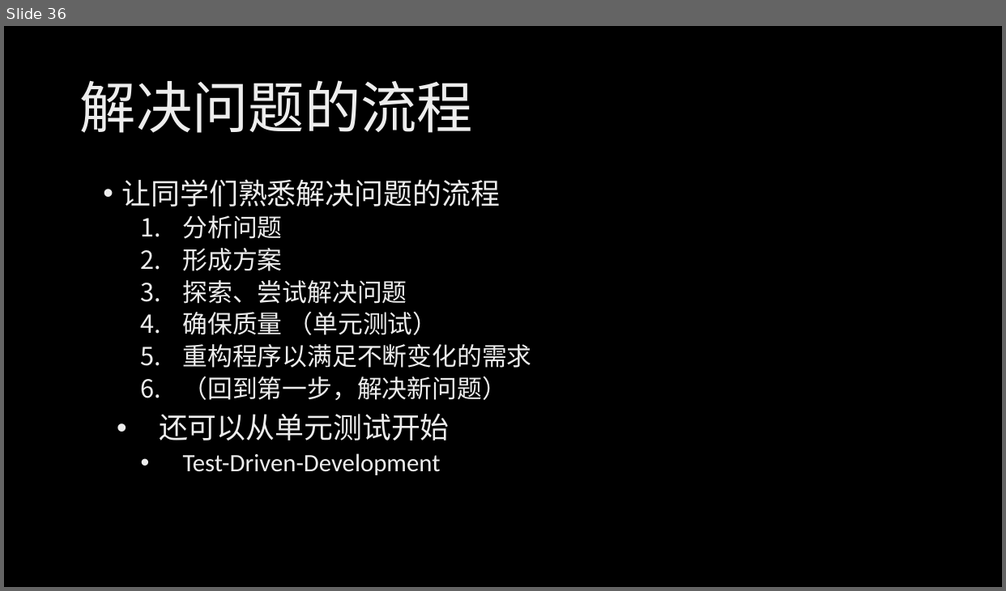
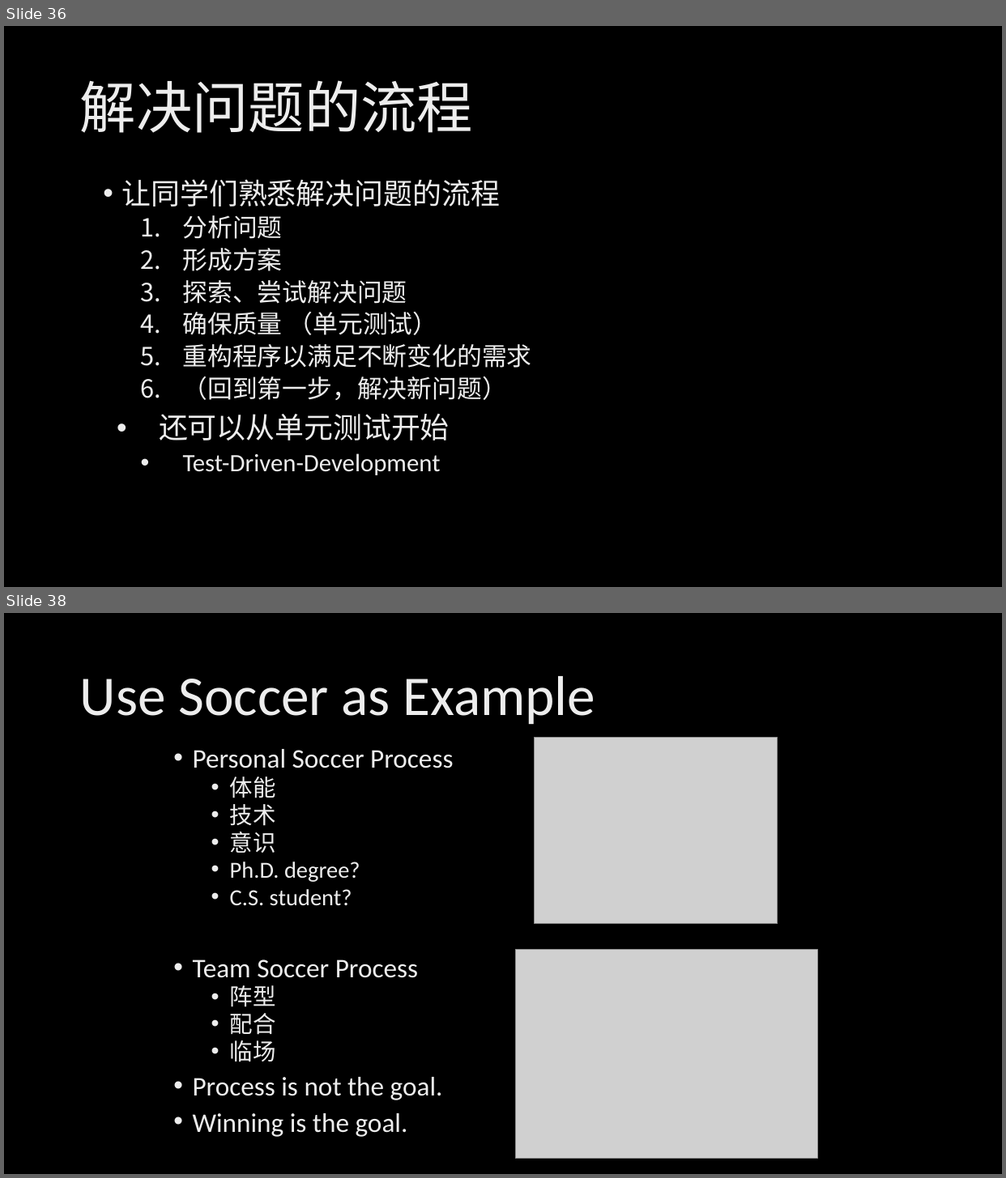
Before and after one commit to xinase/ASE, a slide deck: chapter02/ASE_2_Engineering_Skills.pptx. Shown one above the other, each under a label of ours: slide 36 before the commit, slides 36 and 38 after it; the slides between them are not shown. The pictures are 1006x591 and 1006x1178 pixels, drawn with LibreOffice and Linux fonts; fonts in the diff are those of the drawing; grey boxes stand for pictures; background and template pictures are left out. Boxes give left, top, right and bottom in pixels: in the first picture for what was removed or moved away, otherwise in the second. Text is boxed around its words. In the diff, an @@ line names an element or a change of style, - is before the commit and + after.

```diff
--- a/chapter02/ASE_2_Engineering_Skills.pptx
+++ b/chapter02/ASE_2_Engineering_Skills.pptx
@@ slide 38 added at (x1=4, y1=613, x2=1002, y2=1174), background picture (left out) @@
@@ title added at (x1=80, y1=676, x2=596, y2=724), 54 pt, text gradient #BFBFBF to #EDEDED to #FFFFFF @@
+Use Soccer as Example
@@ text added at (x1=193, y1=749, x2=453, y2=1137), 25.9 pt, text gradient #BFBFBF to #EDEDED to #FFFFFF @@
+• Personal Soccer Process
+  • 体能
+  • 技术
+  • 意识
+  • Ph.D. degree?
+  • C.S. student?
+• Team Soccer Process
+  • 阵型
+  • 配合
+  • 临场
+• Process is not the goal.
+• Winning is the goal.
@@ picture added at (x1=534, y1=738, x2=778, y2=924) @@
@@ picture added at (x1=515, y1=950, x2=818, y2=1159) @@
```
Also in this commit, not shown: 40 other slides added, 5 other files.
